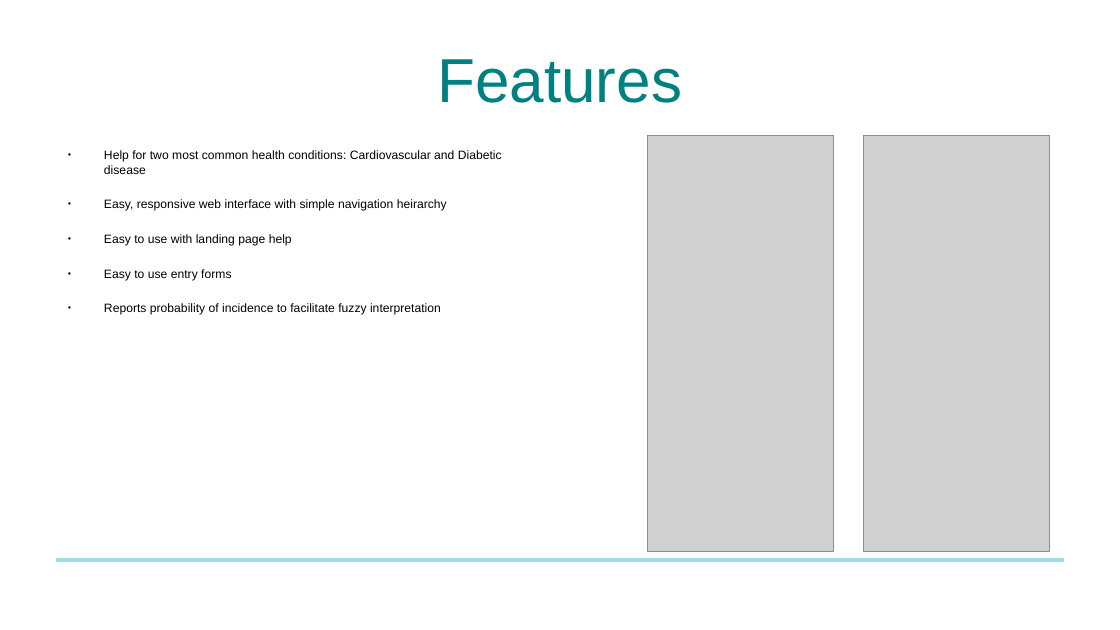
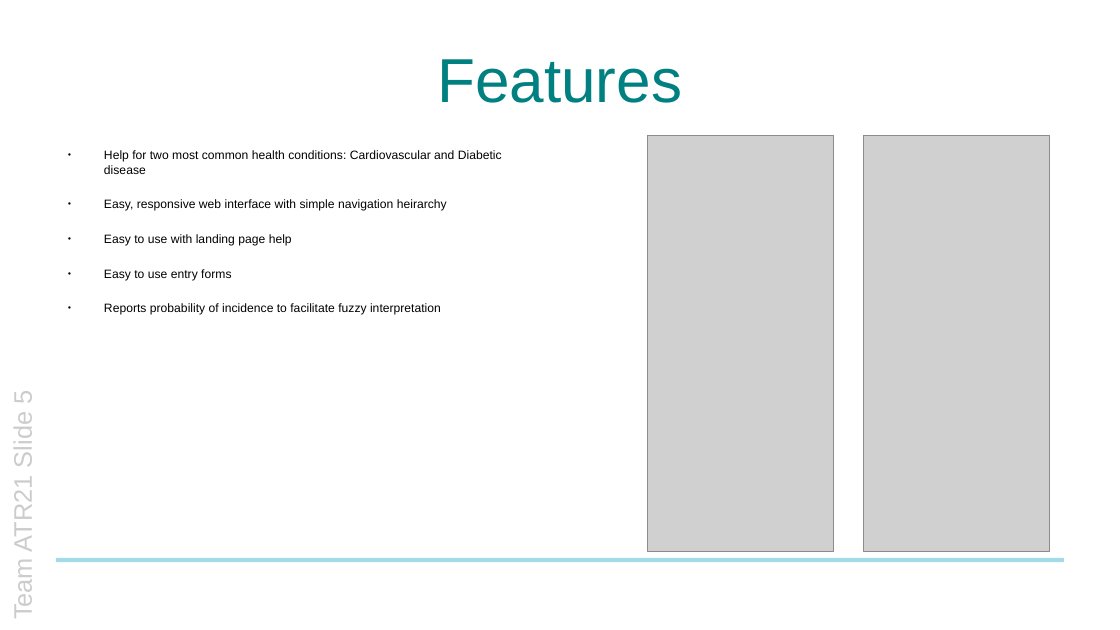
Before and after one commit to progmatix21/NTTDHack2022, a slide deck: slide 5 of Doc/hackathon_prsn.pptx. Drawn at 1120x630 pixels with LibreOffice and Linux fonts; fonts in the diff are those of the drawing; grey boxes stand for pictures; background and template pictures are left out. Boxes give left, top, right and bottom in pixels: in the first picture for what was removed or moved away, otherwise in the second. Text is boxed around its words. In the diff, an @@ line names an element or a change of style, - is before the commit and + after.

```diff
--- a/Doc/hackathon_prsn.pptx
+++ b/Doc/hackathon_prsn.pptx
@@ text added at [9, 391, 37, 618], 18 pt, text #CCCCCC @@
+Team ATR21 Slide 5
```
Also in this commit, not shown: 7 other slides changed, 1 other file.
